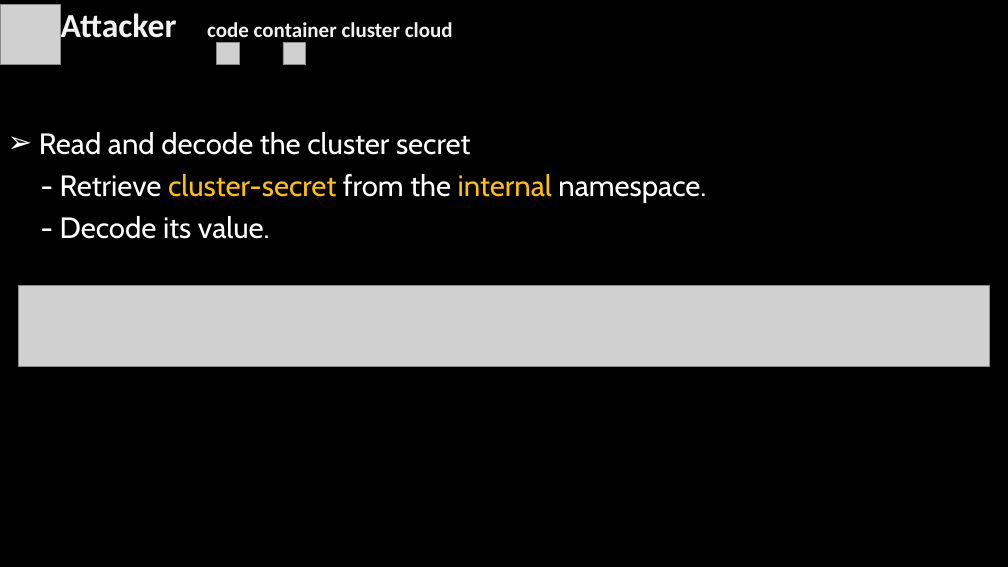
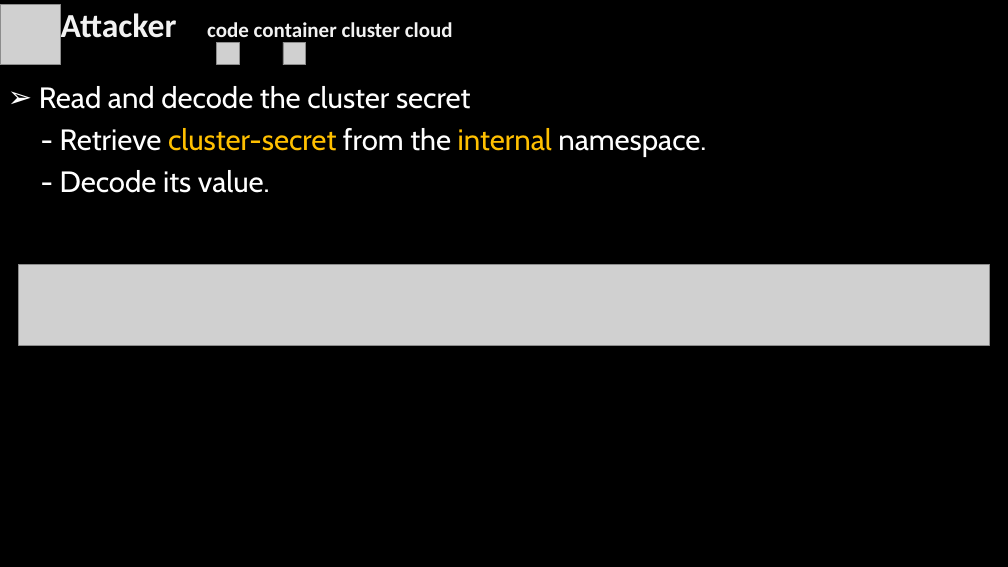
Before and after one commit to simonangel-fong/react2shell-eks, a slide deck: slide 14 of docs/slide/post01_eks_breach.pptx. Drawn at 1008x567 pixels with LibreOffice and Linux fonts; fonts in the diff are those of the drawing; grey boxes stand for pictures; background and template pictures are left out. Boxes give left, top, right and bottom in pixels: in the first picture for what was removed or moved away, otherwise in the second. Text is boxed around its words. In the diff, an @@ line names an element or a change of style, - is before the commit and + after.

```diff
--- a/docs/slide/post01_eks_breach.pptx
+++ b/docs/slide/post01_eks_breach.pptx
@@ text "Read and decode the cluster ...": place and size @@
-text "Read and decode the cluster ..." at [39,132,706,239]
+text "Read and decode the cluster ..." at [39,86,706,193]
@@ picture: place and size @@
-picture at [18,286,990,366]
+picture at [18,265,990,345]
```
Also in this commit, not shown: 12 other slides changed, 13 other files.
